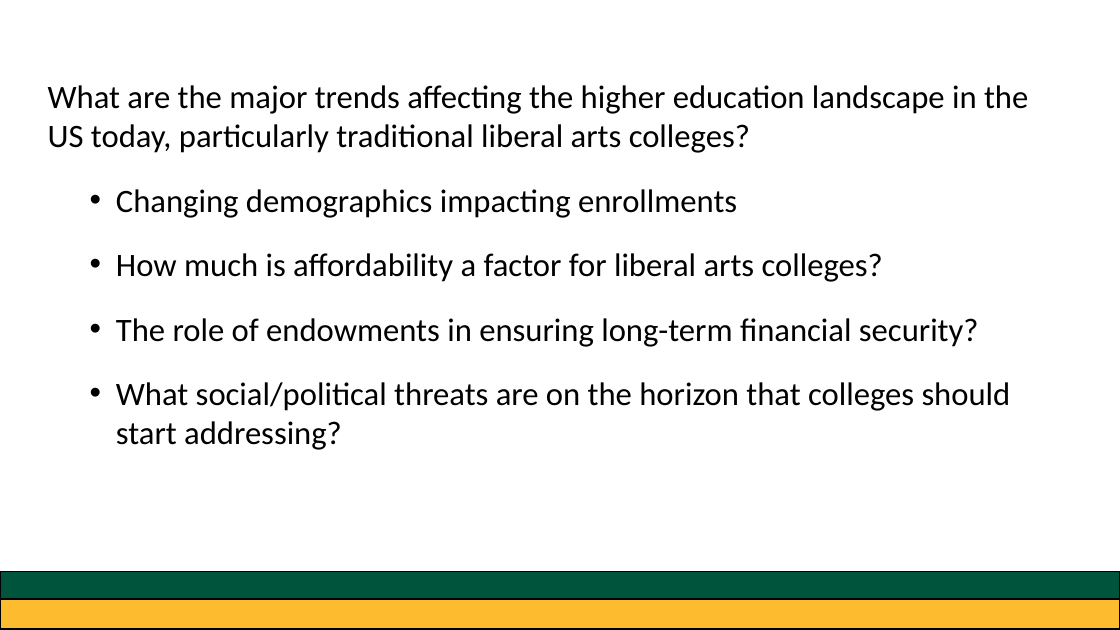
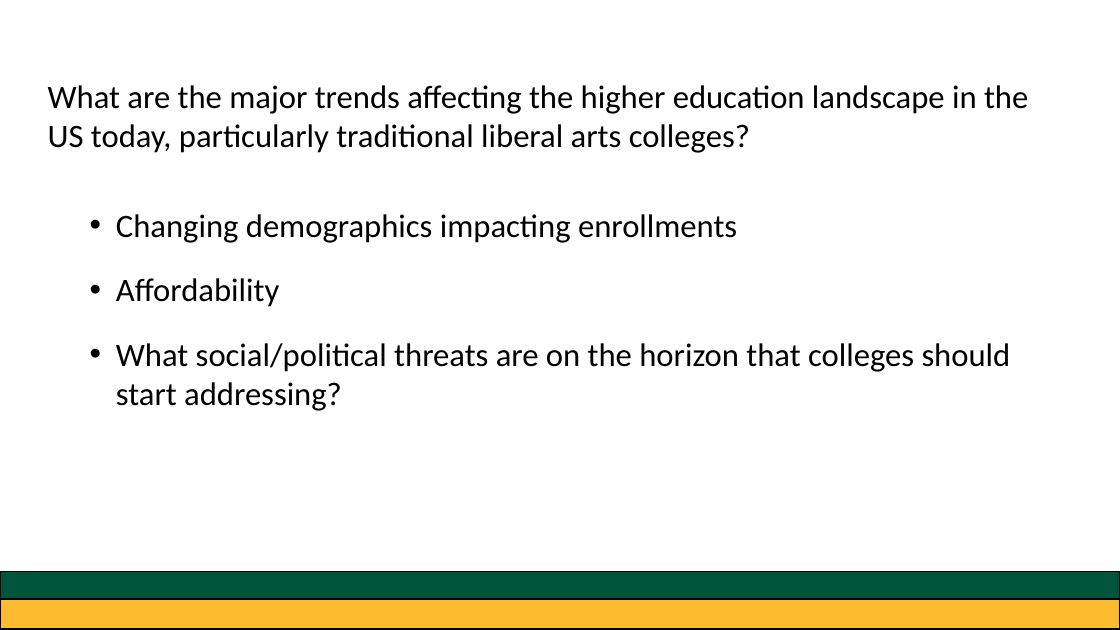
Before and after one commit to greg-dubrow/USF-talk-February-2020, a slide deck: slide 3 of usf_presentation_0220_gdubrow.pptx. Drawn at 1120x630 pixels with LibreOffice and Linux fonts; fonts in the diff are those of the drawing. Boxes give left, top, right and bottom in pixels: in the first picture for what was removed or moved away, otherwise in the second. Text is boxed around its words. In the diff, an @@ line names an element or a change of style, - is before the commit and + after.

```diff
--- a/usf_presentation_0220_gdubrow.pptx
+++ b/usf_presentation_0220_gdubrow.pptx
@@ text at (116, 278, 279, 307): text changed @@
-  • How much is affordability a factor for liberal arts colleges?
-  • The role of endowments in ensuring long-term financial security?
+  • Affordability
```
Also in this commit, not shown: 6 other slides changed, 6 slides added, 2 slides removed, 7 other files.
